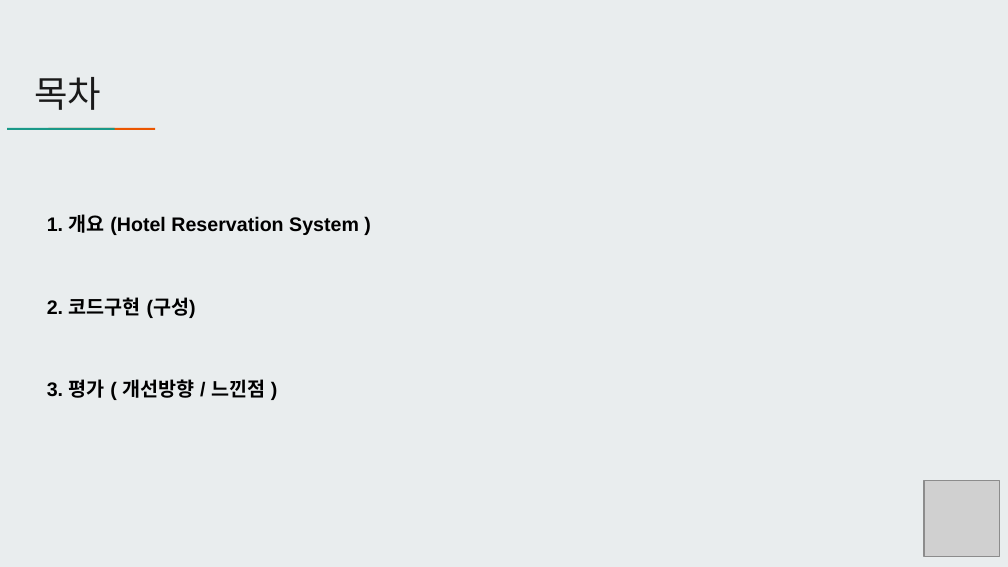
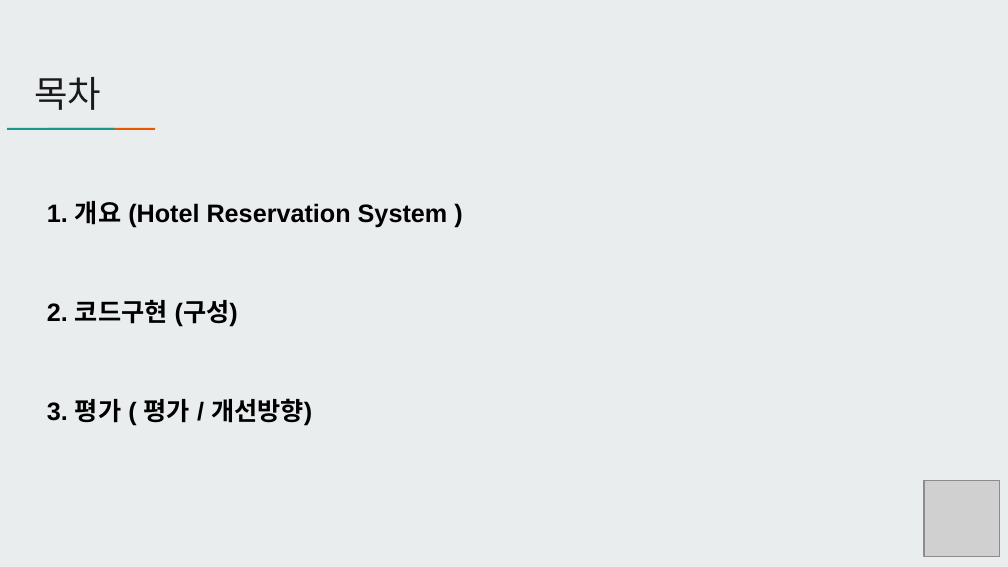
Before and after one commit to yongbeomj/Java-Console-Project, a slide deck: slide 2 of TeamProject/src/ppt/3조_호텔예약프로그램장용범,_김태호,_신우현.pptx. Drawn at 1008x567 pixels with LibreOffice and Linux fonts; fonts in the diff are those of the drawing; grey boxes stand for pictures; background and template pictures are left out. Boxes give left, top, right and bottom in pixels: in the first picture for what was removed or moved away, otherwise in the second. Text is boxed around its words. In the diff, an @@ line names an element or a change of style, - is before the commit and + after.

```diff
--- a/TeamProject/src/ppt/3조_호텔예약프로그램장용범,_김태호,_신우현.pptx
+++ b/TeamProject/src/ppt/3조_호텔예약프로그램장용범,_김태호,_신우현.pptx
@@ text at box(47, 201, 448, 327): size 14 to 18 pt in "1. 개요 (Hotel Reservation System )", "2. 코드구현 (구성)" @@
@@ text at box(47, 398, 312, 426): text changed; size 14 to 18 pt @@
-3. 평가 ( 개선방향 / 느낀점 )
+3. 평가 ( 평가 / 개선방향)
```
Also in this commit, not shown: 4 other slides changed, 2 slides added.
